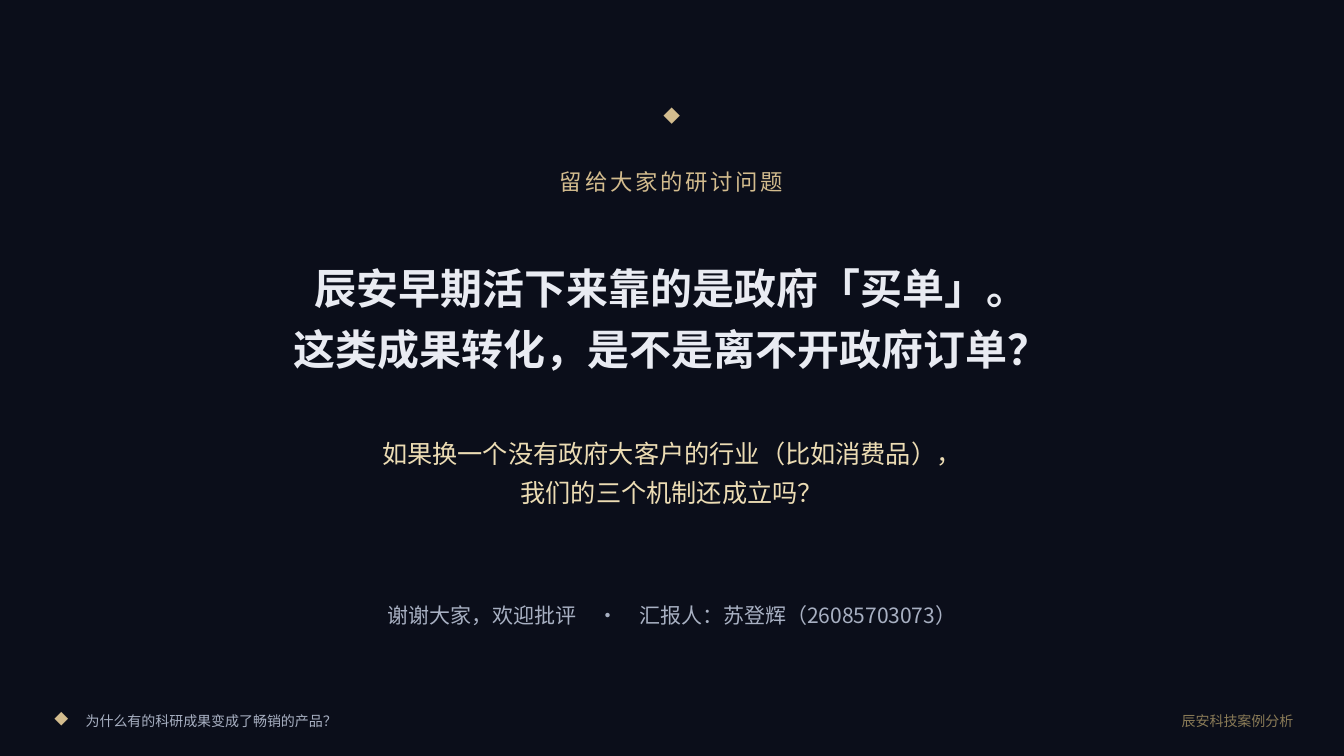
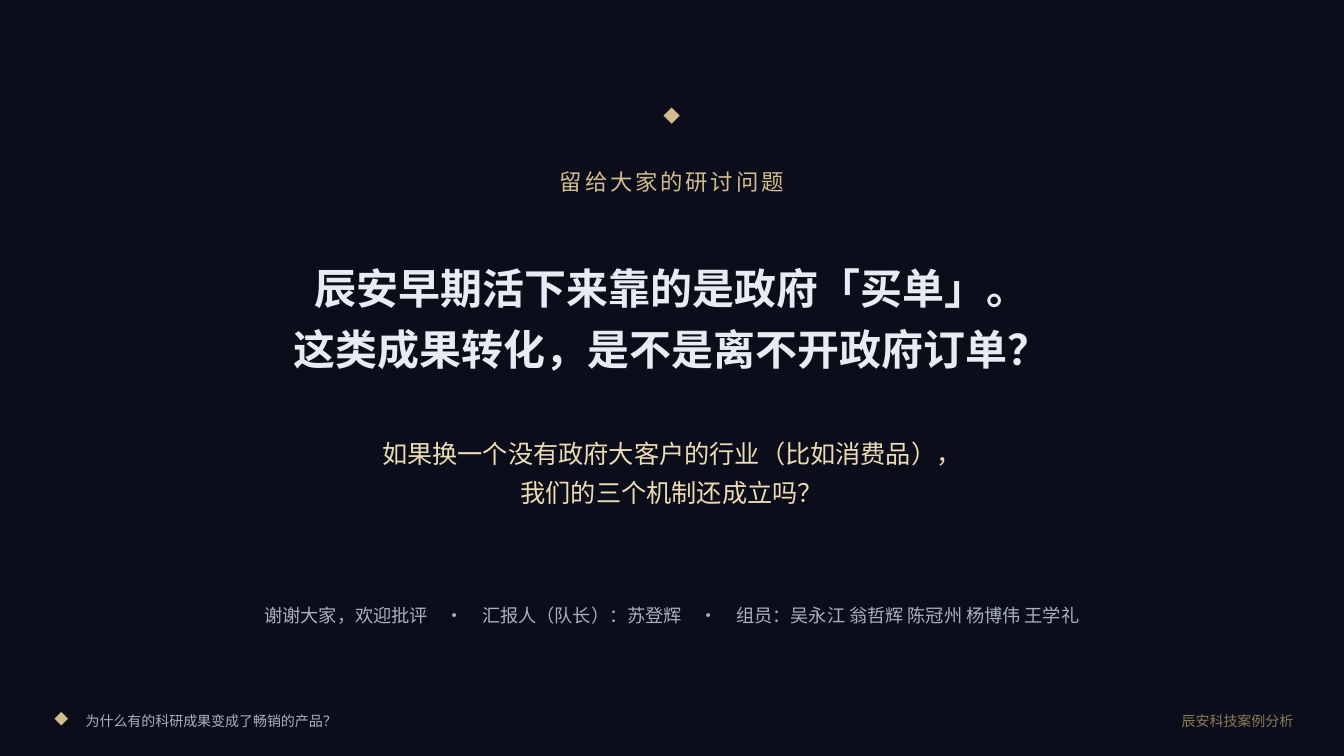
Before and after one commit to sdh0219/susu-tools, a slide deck: slide 9 of web/assets/files/小组案例分析报告-辰安科技.pptx. Drawn at 1344x756 pixels with LibreOffice and Linux fonts; fonts in the diff are those of the drawing; background and template pictures are left out. Boxes give left, top, right and bottom in pixels: in the first picture for what was removed or moved away, otherwise in the second. Text is boxed around its words. In the diff, an @@ line names an element or a change of style, - is before the commit and + after.

```diff
--- a/web/assets/files/小组案例分析报告-辰安科技.pptx
+++ b/web/assets/files/小组案例分析报告-辰安科技.pptx
@@ text at [264,606,1080,624]: text changed; size 15 to 13 pt @@
-谢谢大家，欢迎批评 · 汇报人：苏登辉（26085703073）
+谢谢大家，欢迎批评 · 汇报人（队长）：苏登辉 · 组员：吴永江 翁哲辉 陈冠州 杨博伟 王学礼
```
Also in this commit, not shown: 3 other slides changed, 3 other files.
